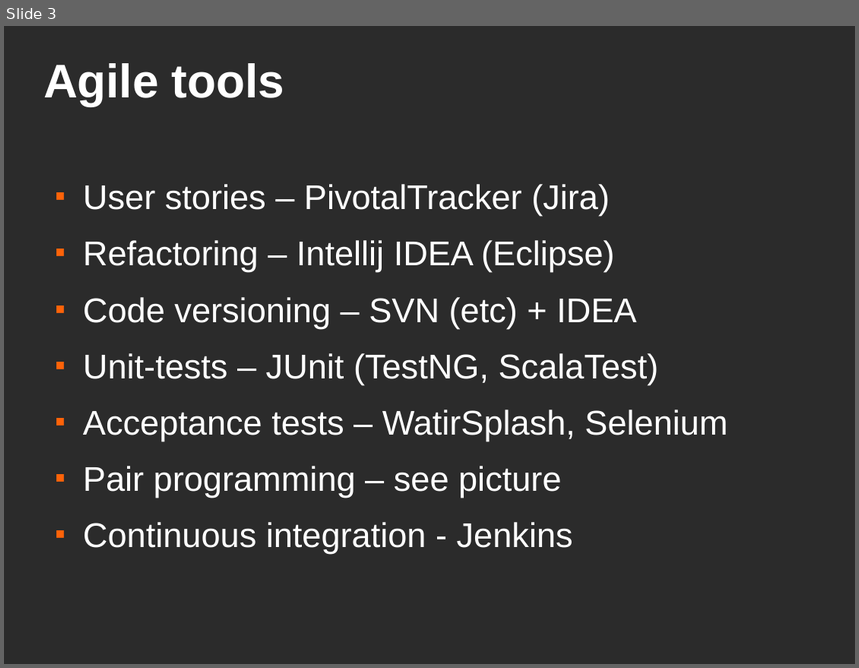
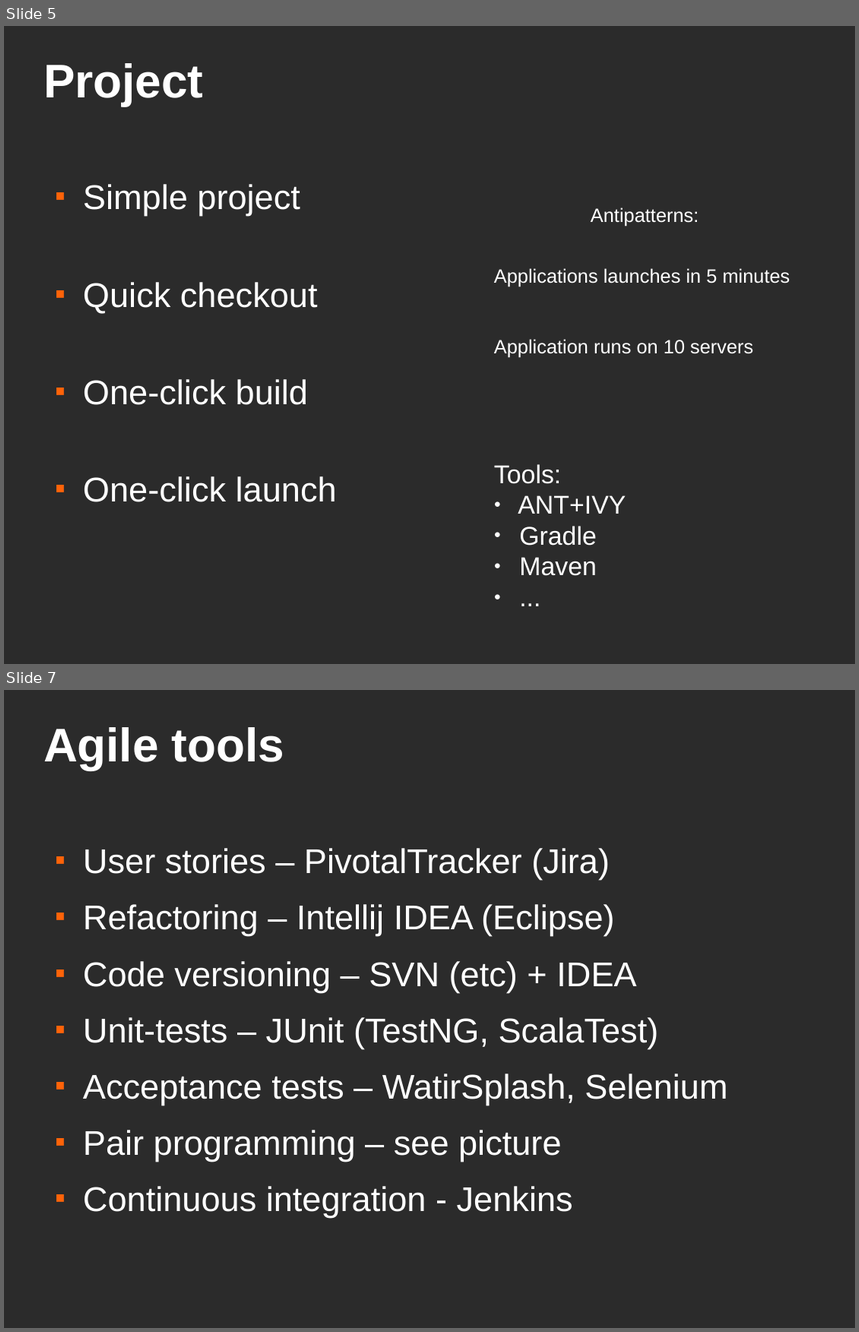
Before and after one commit to asolntsev/presentations, a slide deck: agile-technical-practices/agile-techical-practices.agile-ee.odp. Shown one above the other, each under a label of ours: slide 3 before the commit, slides 5 and 7 after it; the slides between them are not shown. The pictures are 859x668 and 859x1332 pixels, drawn with LibreOffice and Linux fonts; fonts in the diff are those of the drawing; background and template pictures are left out; a plain dark background stands for a picture behind light text. Boxes give left, top, right and bottom in pixels: in the first picture for what was removed or moved away, otherwise in the second. Text is boxed around its words. In the diff, an @@ line names an element or a change of style, - is before the commit and + after.

```diff
--- a/agile-technical-practices/agile-techical-practices.agile-ee.odp
+++ b/agile-technical-practices/agile-techical-practices.agile-ee.odp
@@ slide 5 added at (4,26,855,664), background picture (left out) @@
@@ title added at (44,63,203,107), 44 pt, text #FFFFFF, bold @@
+Project
@@ text added at (83,184,337,503), 32 pt, text #FFFFFF @@
+■ Simple project
+■ Quick checkout
+■ One-click build
+■ One-click launch
@@ text added at (591,208,699,227), 18 pt, text #FFFFFF @@
+Antipatterns:
@@ text added at (494,268,791,287), 18 pt, text #FFFFFF @@
+Applications launches in 5 minutes
@@ text added at (494,339,753,357), 18 pt, text #FFFFFF @@
+Application runs on 10 servers
@@ text added at (494,465,626,576), 24 pt, text #FFFFFF @@
+Tools:
+● ANT+IVY
+● Gradle
+● Maven
+● ...
@@ what was slide 3 is now slide 7 @@
```
Also in this commit, not shown: 2 slides changed, 3 other slides added.
